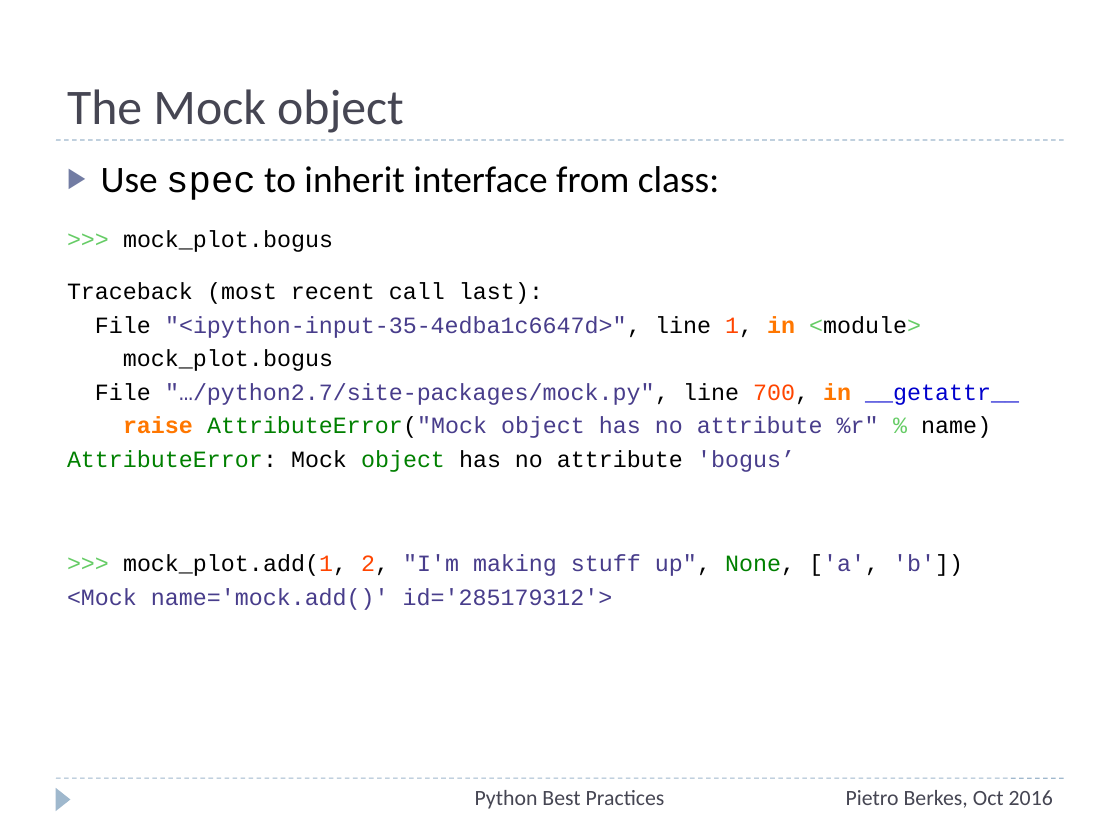
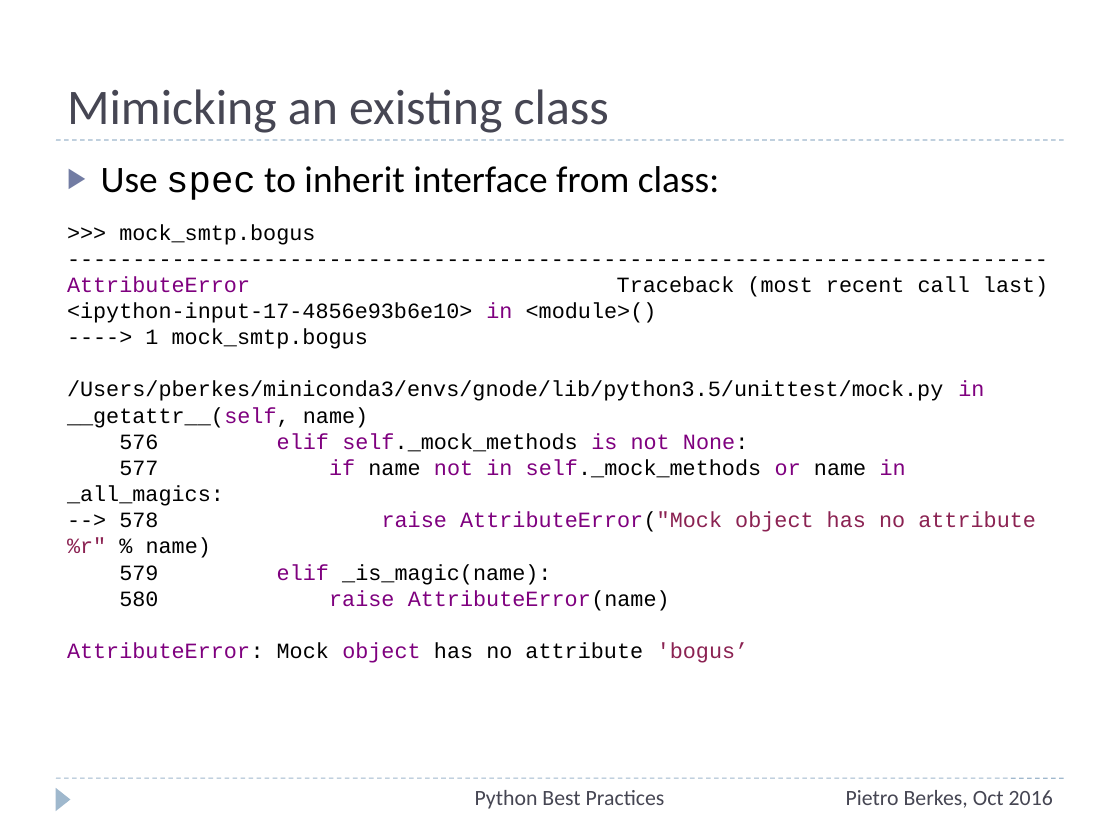
Before and after one commit to ASPP/testing_debugging_profiling, a slide deck: slide 55 of testing-debugging-profiling.pptx (slide 52 before the commit). Drawn at 1120x840 pixels with LibreOffice and Linux fonts; fonts in the diff are those of the drawing. Boxes give left, top, right and bottom in pixels: in the first picture for what was removed or moved away, otherwise in the second. Text is boxed around its words. In the diff, an @@ line names an element or a change of style, - is before the commit and + after.

```diff
--- a/testing-debugging-profiling.pptx
+++ b/testing-debugging-profiling.pptx
@@ title at (67, 89, 609, 133): text changed @@
-The Mock object
+Mimicking an existing class
@@ text at (67, 224, 1048, 663): text changed; size 15 to 14 pt; text colour #483D8B to #000000 @@
->>> mock_plot.bogus
-Traceback (most recent call last):
-File "<ipython-input-35-4edba1c6647d>", line 1, in <module>
-mock_plot.bogus
-File "…/python2.7/site-packages/mock.py", line 700, in __getattr__
-raise AttributeError("Mock object has no attribute %r" % name)
-AttributeError: Mock object has no attribute 'bogus’
->>> mock_plot.add(1, 2, "I'm making stuff up", None, ['a', 'b'])
-<Mock name='mock.add()' id='285179312'>
+>>> mock_smtp.bogus
+---------------------------------------------------------------------------
+AttributeError Traceback (most recent call last)
+<ipython-input-17-4856e93b6e10> in <module>()
+----> 1 mock_smtp.bogus
+/Users/pberkes/miniconda3/envs/gnode/lib/python3.5/unittest/mock.py in __getattr__(self, name)
+576 elif self._mock_methods is not None:
+577 if name not in self._mock_methods or name in _all_magics:
+--> 578 raise AttributeError("Mock object has no attribute %r" % name)
+579 elif _is_magic(name):
+580 raise AttributeError(name)
+AttributeError: Mock object has no attribute 'bogus’
```
Also in this commit, not shown: 23 other slides changed, 12 slides added, 1 slide removed.
